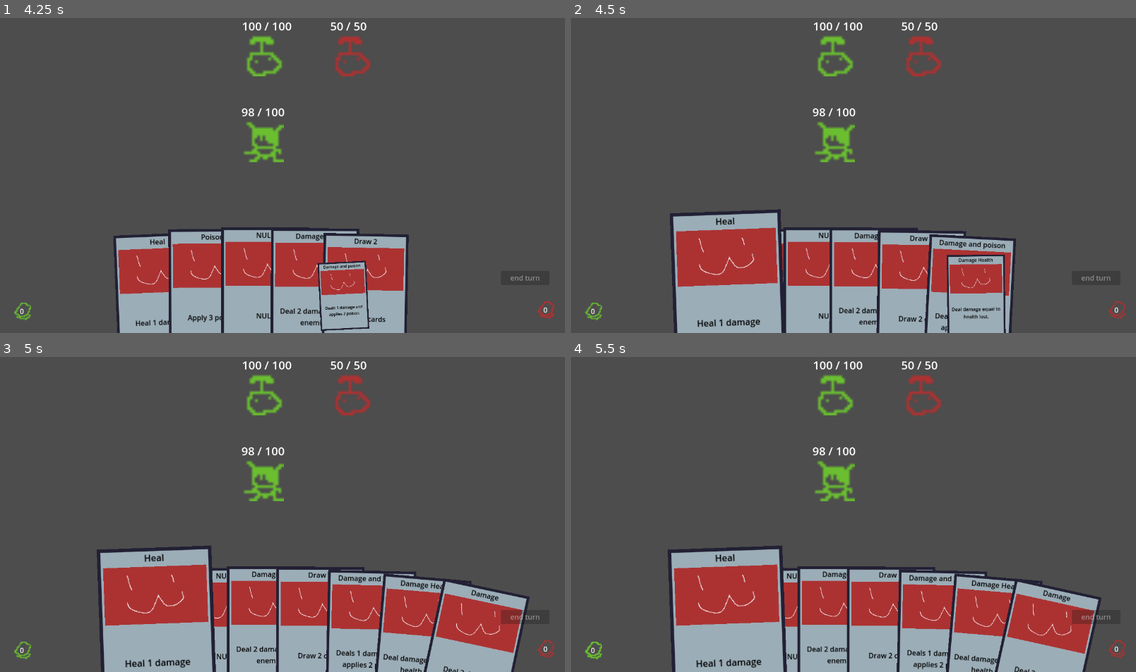
Above: before the commit, frames 1-4 (two rows, left to right).
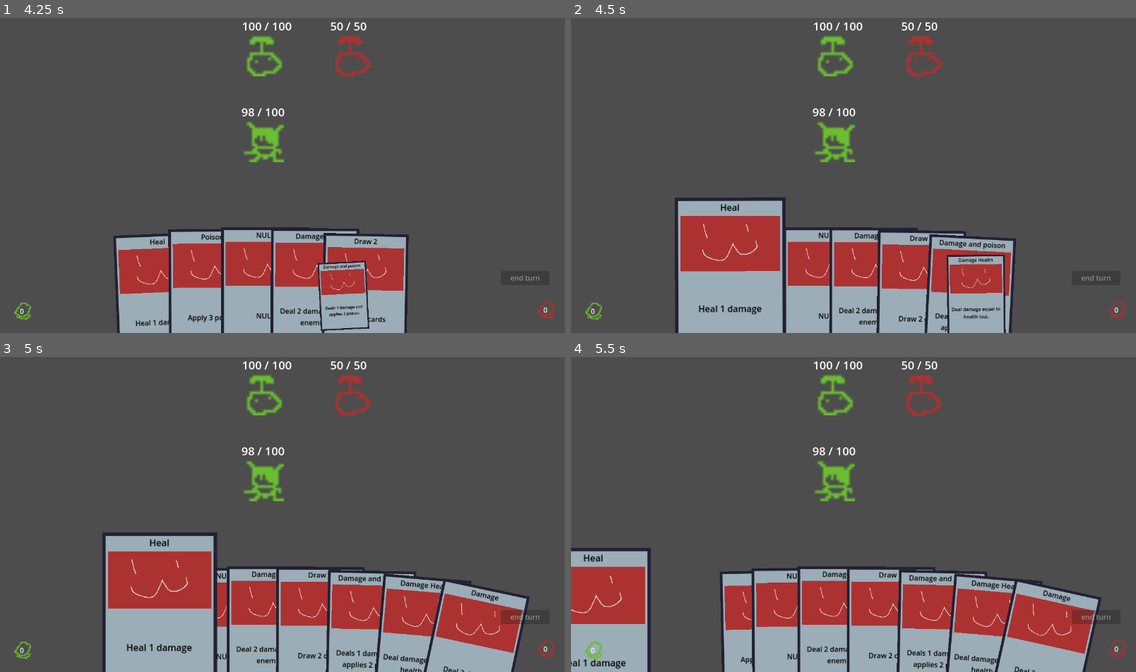
Above: after the commit, the same moments.

Repository: Saplings-Projects/1M_sub
Game: Godot game, scene res://#Scenes/TestingScene.tscn
The game is run twice, just before and just after one commit, with the same random seed, the same clock (stepped at 60 frames per second) and the same inputs.
Inputs (mouse positions are in pixels of both pictures, inside the frame that each line leads up to):
- Up to frame 1 (4.25 s): click (259, 288) at 0.52 s; click "0" at 1.25 s; click "end turn" at 2 s; click "8" at 2.75 s; click "0" at 3.5 s
- Up to frame 2 (4.5 s): click (729, 295) at 4.27 s
- Up to frame 3 (5 s): no input
- Up to frame 4 (5.5 s): click "0" at 5 s

Frame 1 is identical in both runs. In frame 2, 3.7% of the frame differs, in the area x 17-38%, y 57-100%; in frame 3, 4.3%; in frame 4, 11%, in the area x 0-39%, y 59-100%.
Error before the commit: Invalid access to property or key 'play_at_height' on a base object of type 'Control (CardContainer)'. (res://Cards/Movement)

Commit message:
Added InstaCasting

Diff:
--- a/Cards/CardContainer.gd
+++ b/Cards/CardContainer.gd
@@ -30,6 +30,10 @@
 @export var max_hand_offset_y: float = 100
 @export var draw_pile_ui: DrawPileUISetter = null
 @export var discard_pile_ui: DiscardPileUISetter = null
+# Height at where cards gets played
+@export var play_at_height : float
+
+@export var battler_refrence : Battler
 
 var cards_in_hand: Array[CardWorld] = []
 var draw_pile: Array[CardBase] = []
@@ -284,25 +288,47 @@
 
 func _on_card_clicked(card: CardWorld) -> void:
 	if is_card_queued():
-		var previously_queued_card: CardWorld = queued_card
-
-		# If we click ANY card while we have one queued, unqueue the queued card
-		set_queued_card(null)
-
-		# If the card we clicked was the global queued card, we are still hovering it
-		if card == previously_queued_card:
-			_on_card_hovering(card)
+		if(queued_card.card_cast_type == Enums.CardCastType.INSTA_CAST && _is_queued_card_in_play_area()):
+			_play_card()
 		else:
-			# If we clicked another card, then we already unhovered the queued card
-			_on_card_unhovered(previously_queued_card)
-			# Now call this function again for the card we clicked, which should queue it
-			_on_card_clicked(card)
+
+			var previously_queued_card: CardWorld = queued_card
+
+			# If we click ANY card while we have one queued, unqueue the queued card
+			set_queued_card(null)
+
+			# If the card we clicked was the global queued card, we are still hovering it
+			if card == previously_queued_card:
+				_on_card_hovering(card)
+			else:
+				# If we clicked another card, then we already unhovered the queued card
+				_on_card_unhovered(previously_queued_card)
+				# Now call this function again for the card we clicked, which should queue it
+				_on_card_clicked(card)
 	else:
 		# If we click a card with no card queued, queue it
 		set_queued_card(card)
 
 		card.get_card_movement_component().set_movement_state(Enums.CardMovementState.QUEUED)
 		_focus_card(card)
+
+func _play_card():
+	var queued_card_data: CardBase = queued_card.card_data
+	var target : Entity
+
+
+	match queued_card_data.application_type:
+		Enums.ApplicationType.ALL:
+			target = PlayerManager.player
+		Enums.ApplicationType.ENEMY_ONLY:
+			target = battler_refrence._enemy_list[0]
+		Enums.ApplicationType.FRIENDLY_ONLY:
+			target = PlayerManager.player
+	# remove queued card, then play the card
+	# This is so the queued card doesn't have any influence over our hand count
+	CardManager.card_container.remove_queued_card()
+	CardManager.card_container.set_active_card(queued_card_data)
+	queued_card_data.on_card_play(PlayerManager.player, target)
 
 
 func _on_card_hovering(card: CardWorld) -> void:
@@ -393,3 +419,6 @@
 		# set position and rotation
 		movement_component.state_properties.desired_position = Vector2(card_x, card_y)
 		movement_component.state_properties.desired_rotation = rotation_amount
+
+func _is_queued_card_in_play_area() -> bool:
+	return queued_card.position.y < play_at_height
